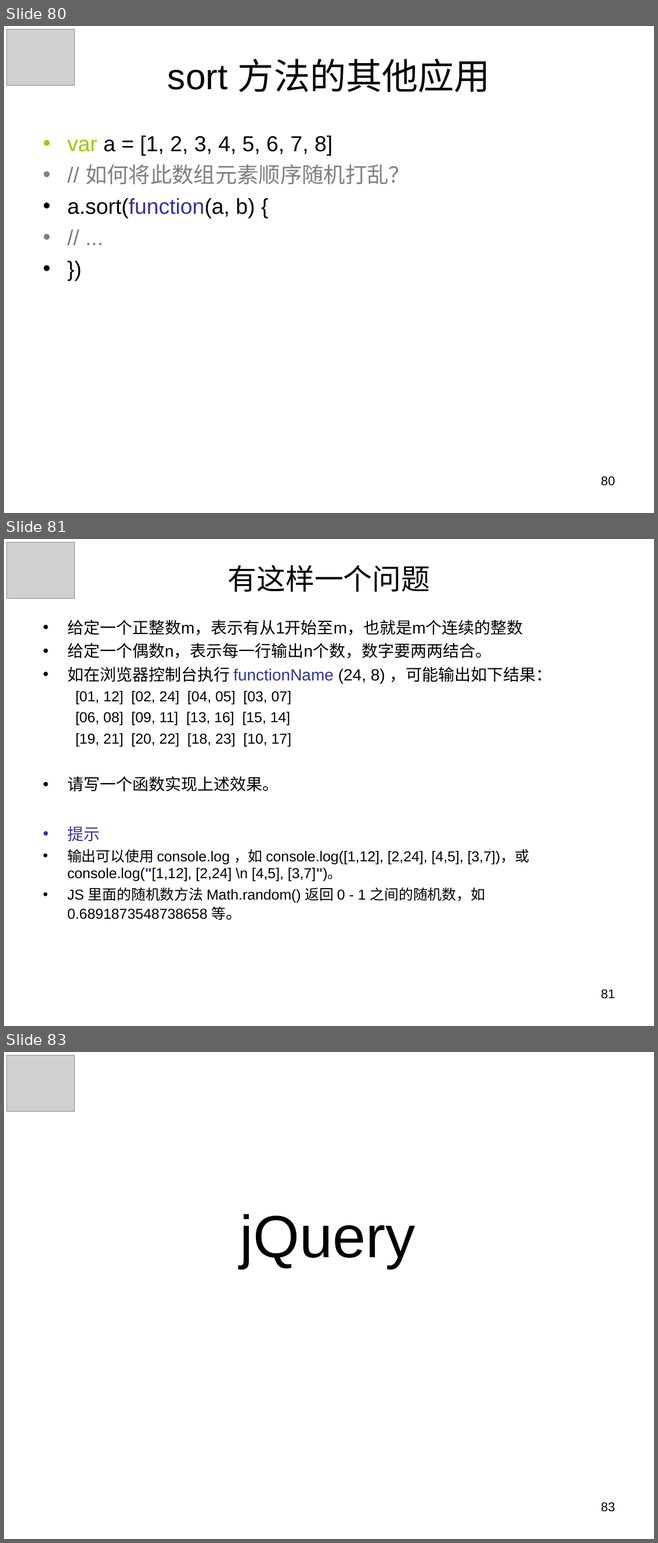
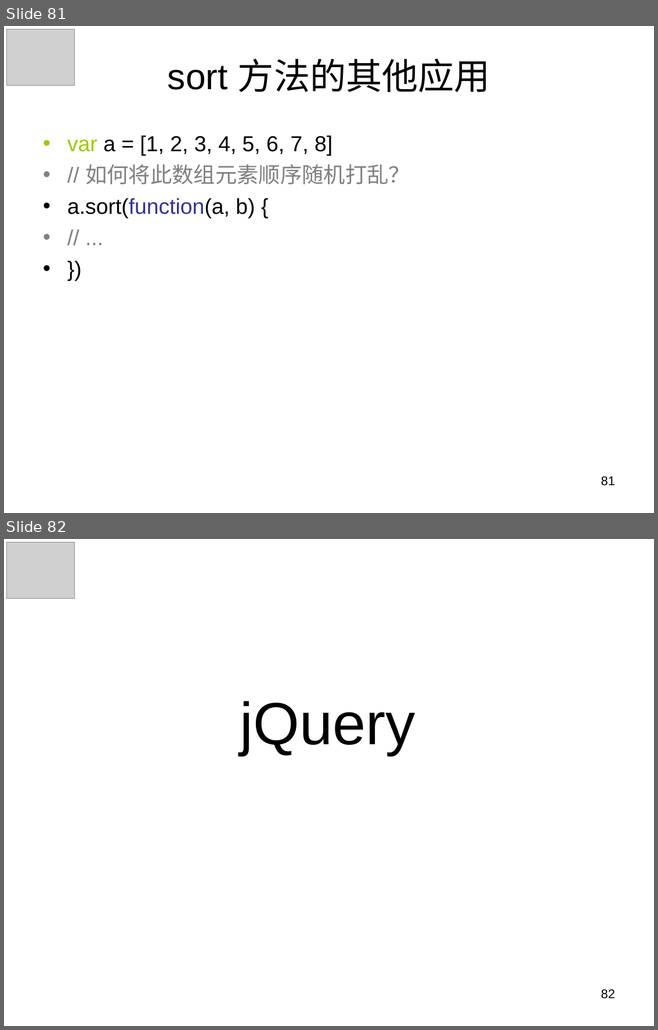
Before and after one commit to panxuepeng/javascript, a slide deck: ppt/1-1（第一天课程）.ppt. Shown one above the other, each under a label of ours: slides 80, 81 and 83 before the commit, slides 81 and 82 after it; the slides between them are not shown. The pictures are 658x1543 and 658x1030 pixels, drawn with LibreOffice and Linux fonts; fonts in the diff are those of the drawing; grey boxes stand for pictures. Boxes give left, top, right and bottom in pixels: in the first picture for what was removed or moved away, otherwise in the second. Text is boxed around its words. In the diff, an @@ line names an element or a change of style, - is before the commit and + after.

```diff
--- a/ppt/1-1（第一天课程）.ppt
+++ b/ppt/1-1（第一天课程）.ppt
@@ slide 81 removed at box(4, 539, 654, 1026), background #FFFFFF @@
@@ picture removed at box(6, 542, 75, 599) @@
@@ title removed at box(228, 565, 430, 592) @@
-有这样一个问题
@@ text removed at box(67, 620, 552, 920) @@
-• 给定一个正整数m，表示有从1开始至m，也就是m个连续的整数
-• 给定一个偶数n，表示每一行输出n个数，数字要两两结合。
-• 如在浏览器控制台执行 functionName (24, 8) ，可能输出如下结果：
-  [01, 12] [02, 24] [04, 05] [03, 07]
-  [06, 08] [09, 11] [13, 16] [15, 14]
-  [19, 21] [20, 22] [18, 23] [10, 17]
-• 请写一个函数实现上述效果。
-• 提示
-• 输出可以使用 console.log ，如 console.log([1,12], [2,24], [4,5], [3,7])，或 console.log("[1,12], [2,24] \n [4,5], [3,7]")。
-• JS 里面的随机数方法 Math.random() 返回 0 - 1 之间的随机数，如0.6891873548738658 等。
@@ page number removed at box(601, 989, 615, 999) @@
-81
@@ what was slide 80 is now slide 81 @@
@@ page number at box(601, 476, 615, 486): text changed @@
-80
+81
@@ what was slide 83 is now slide 82 @@
@@ page number at box(601, 989, 615, 999): text changed @@
-83
+82
```
Also in this commit, not shown: 8 slides changed, 1 slide added, 1 other slide removed.
